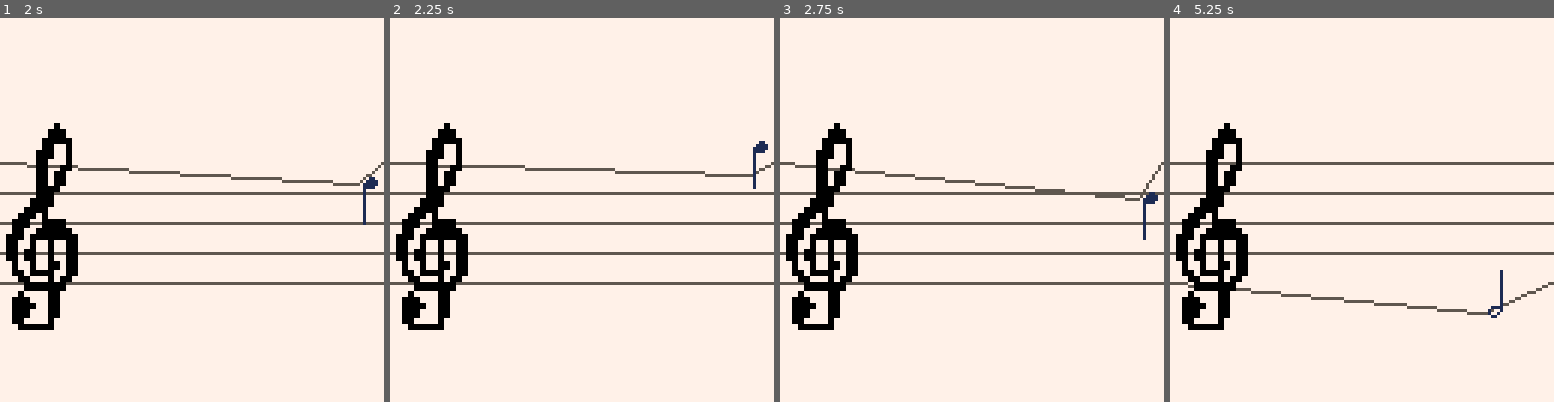
Above: before the commit, frames 1-4 (left to right).
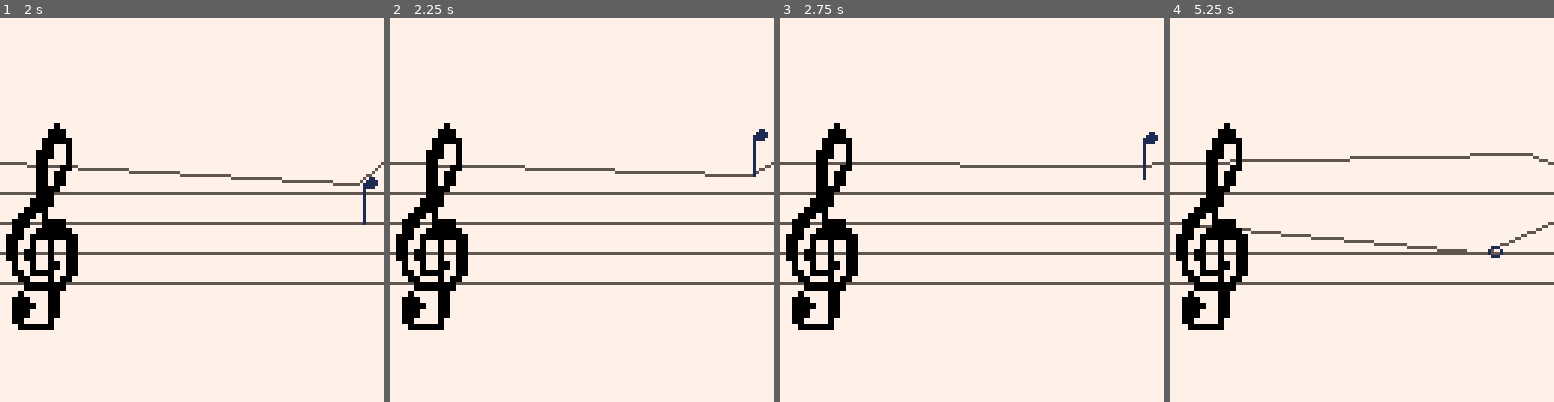
Above: after the commit, the same moments.

Repository: hypp/ld41
Game: PICO-8 cartridge carts/ld41.p8
Two runs of this game, one before a commit and one after it. Both use one fixed random seed, a clock stepped at 60 frames per second and the inputs below.
Inputs:
- Up to frame 1 (2 s): tap X (X key) at 0.33, 1.07, 1.85 s; hold Right from 1.6 s (still down)
- Up to frame 2 (2.25 s): release Right at 2.1 s; hold Up from 2.15 s (still down)
- Up to frame 3 (2.75 s): release Up at 2.42 s; hold Right from 2.47 s (still down)
- Up to frame 4 (5.25 s): tap X (X key) at 2.97, 4.08, 5.2 s; release Right at 3.03 s; hold Left 3.08-3.58 s; hold Down 3.63-3.97 s; hold Right 4.02-4.68 s; hold Up 4.73-5.03 s; hold Left from 5.08 s (still down)

Frame 1 is identical in both runs. In frame 2, 0.2% of the frame differs, in the area x 94-99%, y 28-45%; in frame 3, 1.7%; in frame 4, 4.0%, in the area x 4-99%, y 35-79%.

Commit message:
better jumps

Diff:
--- a/carts/ld41.p8
+++ b/carts/ld41.p8
@@ -68,19 +68,13 @@
  end
 
  if btnp(2) then
-  if player.jumping then
-   if not player.double_jump then
-    force_y += -6.3
-    player.double_jump = true
-   end
-  else
+  if not player.jumping then
    player.jumping = true
    if player.line > 0 then
     lines[player.line].has_player = false
     player.line = 0
    end
-   force_y += -4.8
-   player.double_jump = false
+   force_y += -2.1*(4-player.note_length+1)
   end
  end
 
